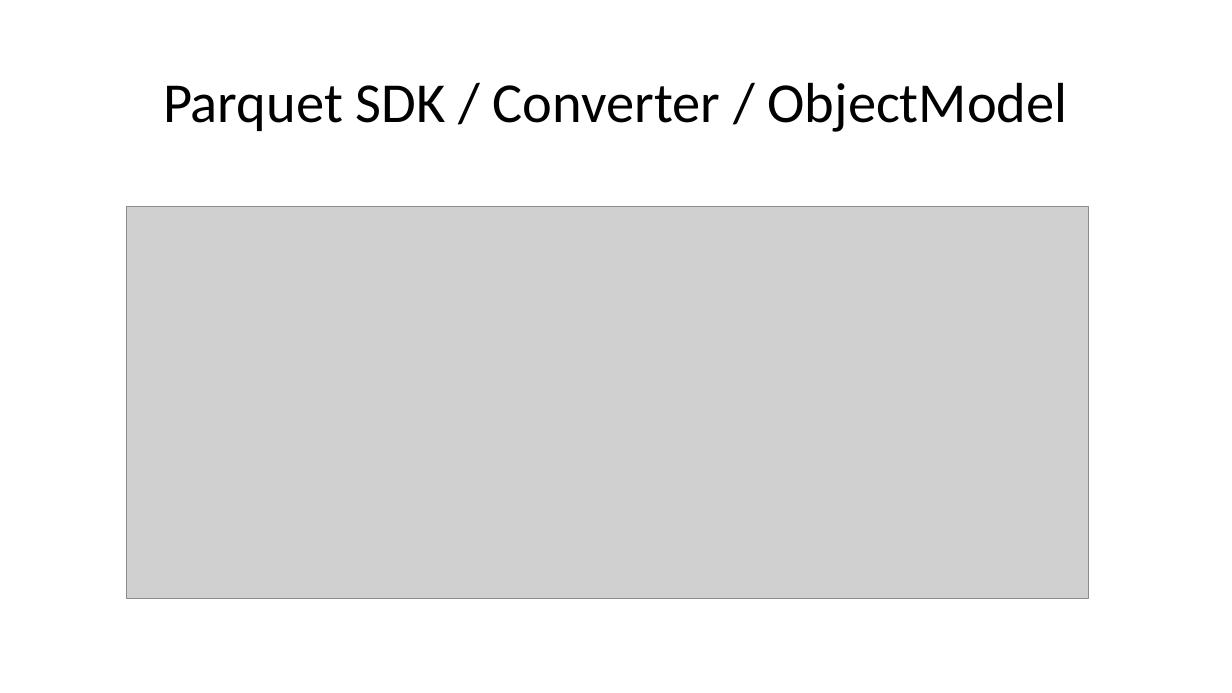
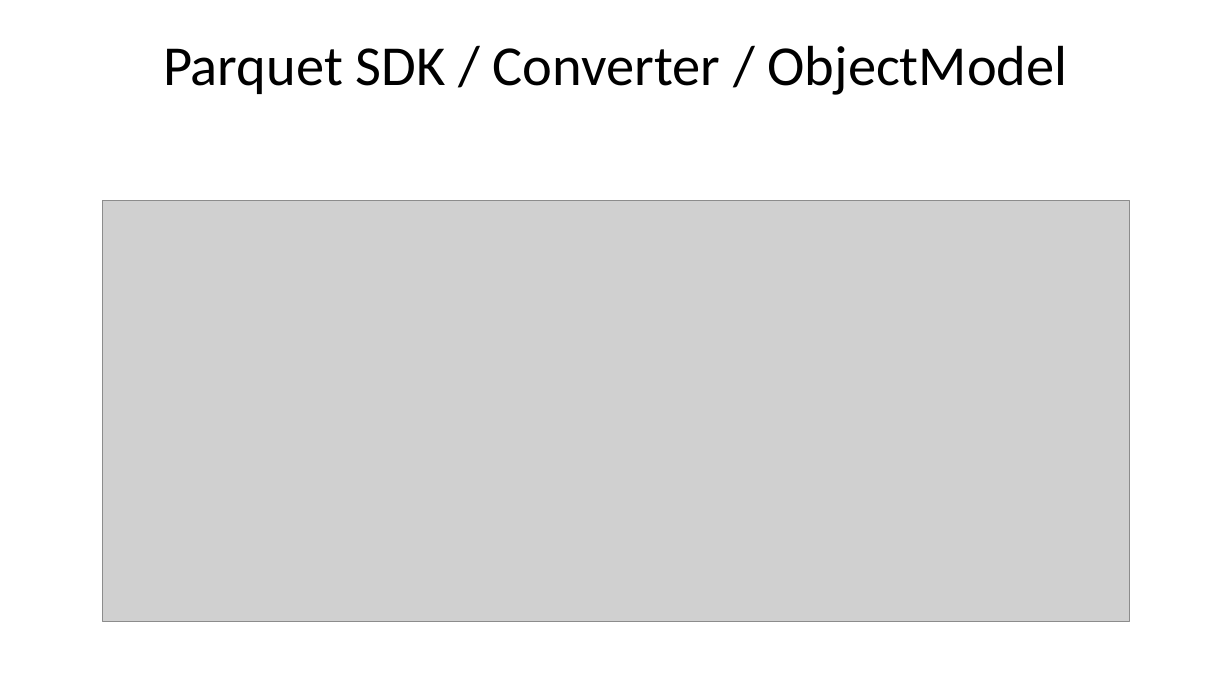
Before and after one commit to Arnaud-Nauwynck/presentations, a slide deck: slide 7 of pres-bigdata/8-Datalake-File-Format-Parquet.pptx. Drawn at 1232x693 pixels with LibreOffice and Linux fonts; fonts in the diff are those of the drawing; grey boxes stand for pictures. Boxes give left, top, right and bottom in pixels: in the first picture for what was removed or moved away, otherwise in the second. Text is boxed around its words. In the diff, an @@ line names an element or a change of style, - is before the commit and + after.

```diff
--- a/pres-bigdata/8-Datalake-File-Format-Parquet.pptx
+++ b/pres-bigdata/8-Datalake-File-Format-Parquet.pptx
@@ title "Parquet SDK / Converter / ...": place and size @@
-title "Parquet SDK / Converter / ..." at [163,82,1068,132]
+title "Parquet SDK / Converter / ..." at [163,45,1068,95]
@@ picture: place and size @@
-picture at [127,206,1089,598]
+picture at [103,201,1129,622]
```
Also in this commit, not shown: 46 other slides changed, 8 slides added, 22 other files.
